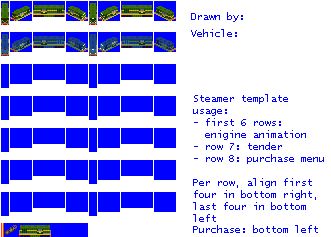
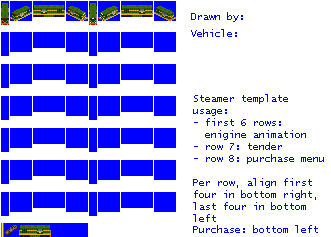
Revision of a layered 331×237 image; what changed, layer by layer:
painted on "empty.png" over box(1, 34, 176, 56)
